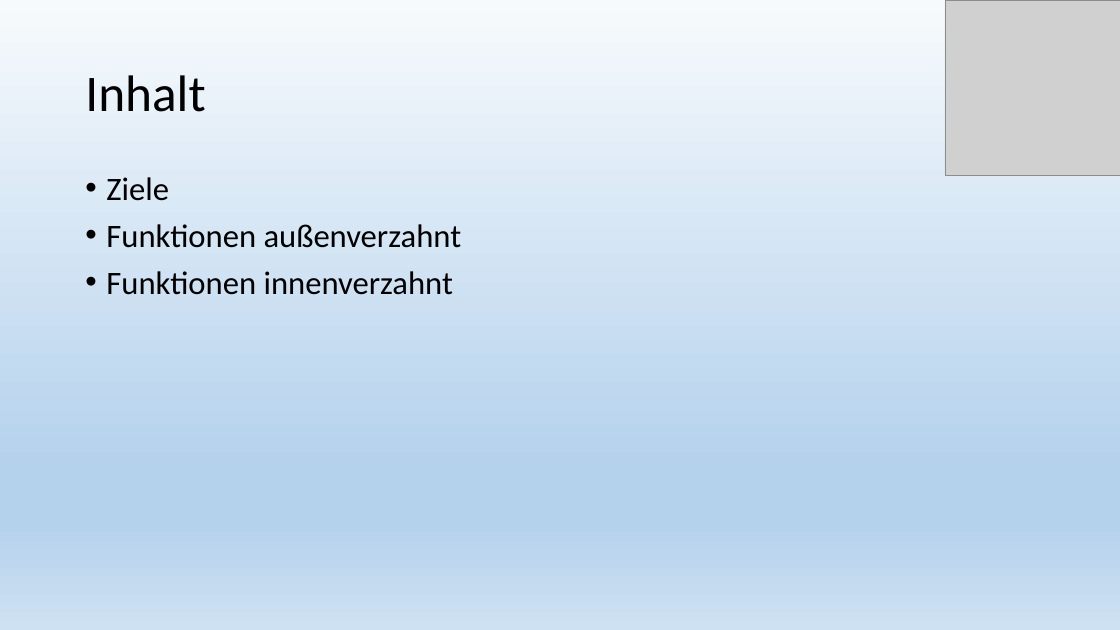
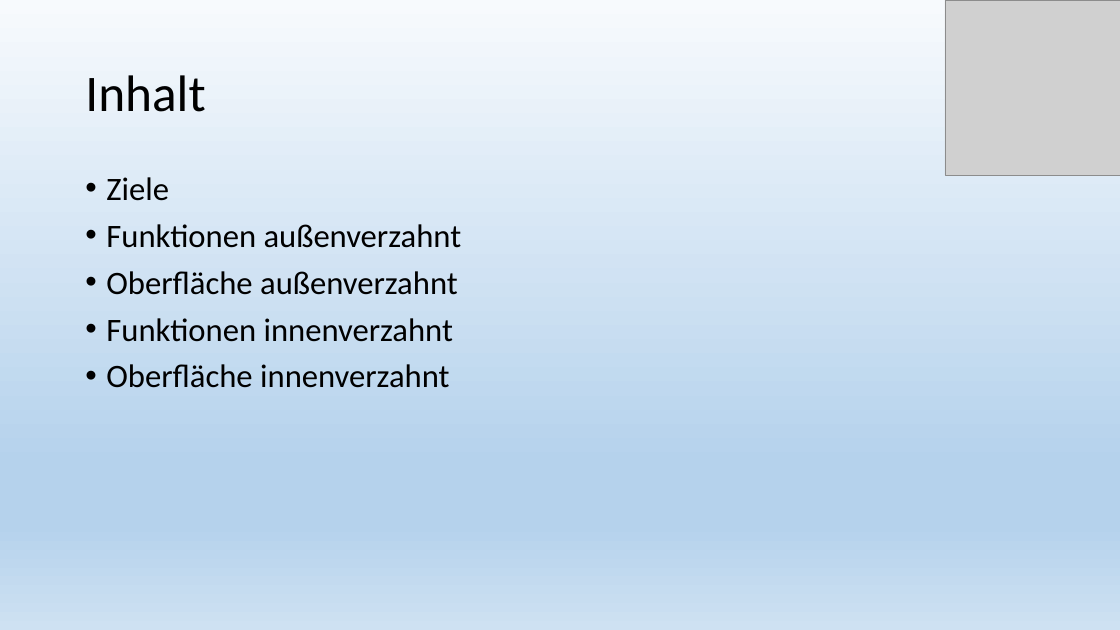
Before and after one commit to HinrichsJadeHs/HSPRepoGruppeD, a slide deck: slide 2 of 3.TestatZahnradCatiaAnbindung/Zahnradrechner.pptx. Drawn at 1120x630 pixels with LibreOffice and Linux fonts; fonts in the diff are those of the drawing; grey boxes stand for pictures. Boxes give left, top, right and bottom in pixels: in the first picture for what was removed or moved away, otherwise in the second. Text is boxed around its words. In the diff, an @@ line names an element or a change of style, - is before the commit and + after.

Commit message:
10

```diff
--- a/3.TestatZahnradCatiaAnbindung/Zahnradrechner.pptx
+++ b/3.TestatZahnradCatiaAnbindung/Zahnradrechner.pptx
@@ text at [106,271,458,295]: paragraph added @@
+• Oberfläche außenverzahnt
@@ text at [106,364,449,388]: paragraph added @@
+• Oberfläche innenverzahnt
```
Also in this commit, not shown: 2 other slides changed, 3 slides added.
